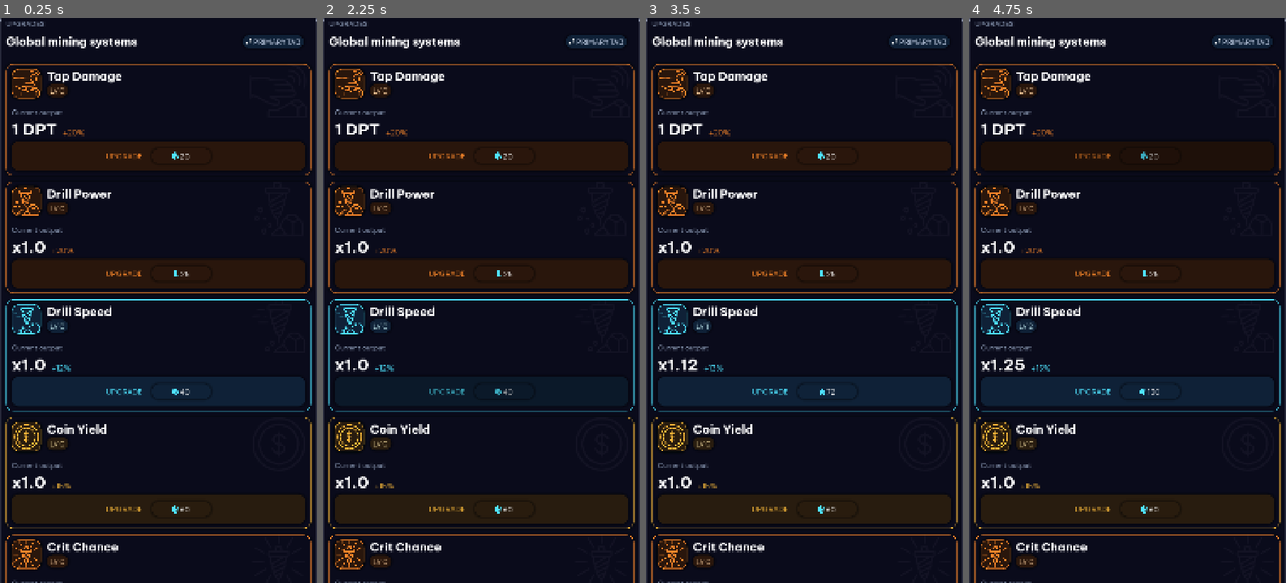
Above: before the commit, frames 1-4 (left to right).
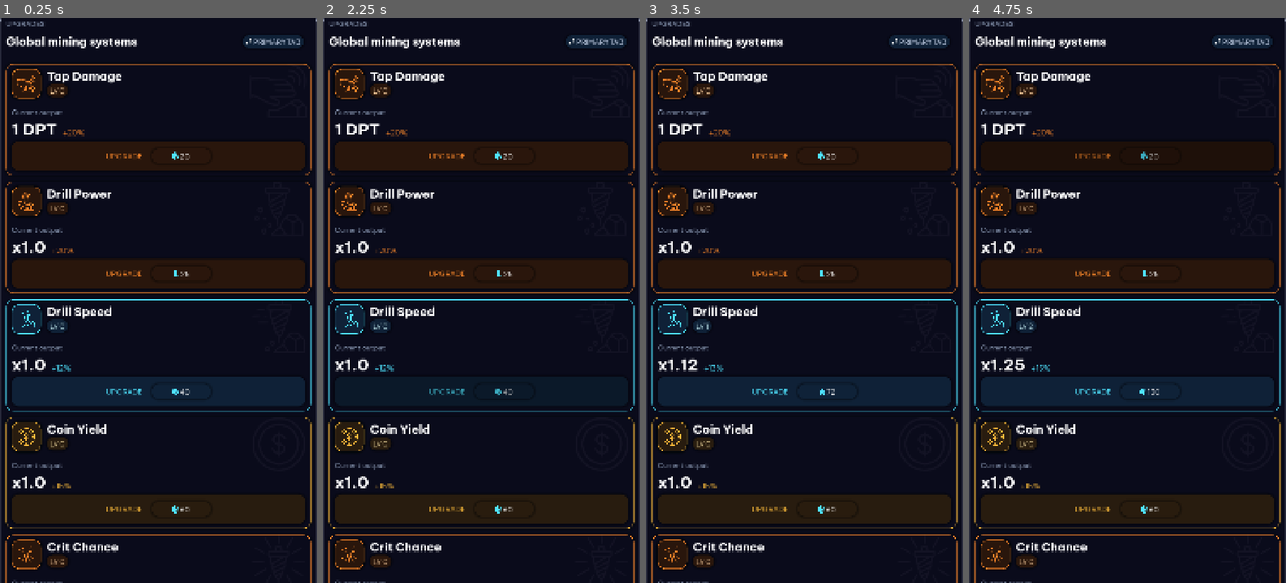
Above: after the commit, the same moments.

Repository: GogetaX/core-hopper
Game: Godot game, scene res://scenes/screens/progress/progress_screen.tscn
Two runs of this game, one before a commit and one after it. Both use one fixed random seed, a clock stepped at 60 frames per second and the inputs below. This scene is started directly instead of the project's main scene.
Inputs (mouse positions are in pixels of both pictures, inside the frame that each line leads up to):
- Up to frame 1 (0.25 s): no input
- Up to frame 2 (2.25 s): tap Enter at 0.5, 2 s; drag from (481, 153) to (513, 176) at 0.52 s; tap Space at 1.25 s; drag from (481, 272) to (465, 413) at 1.27 s; move the mouse to (481, 390) at 2.02 s; click (481, 390) at 2.17 s
- Up to frame 3 (3.5 s): tap Space at 2.75 s; drag from (804, 509) to (709, 215) at 2.77 s
- Up to frame 4 (4.75 s): tap Enter at 3.5 s; move the mouse to (1222, 385) at 3.52 s; click (1222, 385) at 3.67 s; tap Space at 4.25 s; drag from (1032, 215) to (1079, 159) at 4.27 s

The runs differ from the first frame. In frame 1, 0.6% of the frame differs, in the area x 4-13%, y 9-98%; in frame 2, 0.6%; in frame 3, 0.6%; in frame 4, 0.6%.

Commit message:
123

Diff:
--- a/autoload/Global.gd
+++ b/autoload/Global.gd
@@ -12,6 +12,8 @@
 var top_currency_node_coin = null
 var top_currency_node_energy = null
 var top_currency_node_crystal = null
+
+var progress_menu_show_tab = ""
 
 func CurrencyToIcon(currency_str:String):
 	match currency_str:
--- a/autoload/GlobalBossDB.gd
+++ b/autoload/GlobalBossDB.gd
@@ -230,3 +230,7 @@
 				next_depth = d
 
 	return next_depth
+
+func GetBossIcon(boss_id):
+	var boss_data = GlobalBossDb.GetBossDataByID(boss_id)
+	return load("res://data/boss_icons/"+boss_data.boss_icon+".tres")
--- a/autoload/GlobalDiggingProcess.gd
+++ b/autoload/GlobalDiggingProcess.gd
@@ -552,10 +552,7 @@
 
 func _HandleBossBlockFinished(finished_block: Dictionary) -> void:
 	var boss_id := str(finished_block.get("boss_id", ""))
-	var is_first_kill := false
-
-	if boss_id != "":
-		is_first_kill = !GlobalBossDb.HasBossBeenKilledByID(boss_id)
+	var boss_name := str(finished_block.get("name", boss_id))
 
 	var rewards = GlobalBossDb.OnBossKilled(finished_block)
 	if rewards.is_empty():
@@ -564,22 +561,24 @@
 	var final_coins := int(rewards.get("coins", 0))
 	if final_coins > 0:
 		final_coins = int(round(final_coins * GlobalStats.GetCoinYieldMultiplier()))
-		GlobalSave.AddCurrency("coins", final_coins)
-
-	if int(rewards.get("crystals", 0)) > 0:
-		GlobalSave.AddCurrency("crystals", int(rewards["crystals"]))
-
-	if int(rewards.get("energy", 0)) > 0:
-		GlobalSave.AddCurrency("energy", int(rewards["energy"]))
-
-	var bonus_relic_id := ""
-	if is_first_kill:
-		bonus_relic_id = _GrantFirstKillRandomRelic(boss_id)
-
-	if bonus_relic_id != "":
-		print("First kill relic bonus: ", boss_id, " -> ", bonus_relic_id)
-
-	GlobalSave.SyncSave()
+		rewards["coins"] = final_coins
+
+	var relic_ids: Array = []
+
+	# future-safe if you still want boss drop handling
+	# example: relic_ids.append_array(_RollBossRelics(rewards.get("drop_table", [])))
+
+	# optional first kill random relic bonus
+	if !GlobalBossDb.HasBossBeenKilledByID(boss_id):
+		var bonus_relic_id := GlobalRelicDb.GetRandomRelicID()
+		if bonus_relic_id != "":
+			relic_ids.append(bonus_relic_id)
+
+	rewards["relic_ids"] = relic_ids
+
+
+	var chest_data = GlobalRewardChest.MakeBossRewardChest(boss_id, boss_name, rewards)
+	GlobalRewardChest.AddChest(chest_data)
 
 func GetLaneCurrentBlockDisplayName(lane_index: int) -> String:
 	var block = GetLaneCurrentBlock(lane_index)
--- /dev/null
+++ b/autoload/GlobalRewardChest.gd
@@ -0,0 +1,118 @@
+extends Node
+
+func _EnsureSchema() -> void:
+	if !GlobalSave.save_data.has("reward_chests") or typeof(GlobalSave.save_data.reward_chests) != TYPE_DICTIONARY:
+		GlobalSave.save_data["reward_chests"] = {"queue": []}
+		return
+
+	if !GlobalSave.save_data.reward_chests.has("queue") or typeof(GlobalSave.save_data.reward_chests.queue) != TYPE_ARRAY:
+		GlobalSave.save_data.reward_chests["queue"] = []
+
+
+func MakeBossRewardChest(boss_id: String, boss_name: String, rewards: Dictionary) -> Dictionary:
+	return {
+		"chest_id": "boss_%s_%s" % [boss_id, str(Time.get_unix_time_from_system())],
+		"source_type": "boss",
+		"source_id": boss_id,
+		"source_name": boss_name,
+		"created_unix": Time.get_unix_time_from_system(),
+		"rewards": {
+			"coins": int(rewards.get("coins", 0)),
+			"crystals": int(rewards.get("crystals", 0)),
+			"energy": int(rewards.get("energy", 0)),
+			"relic_ids": rewards.get("relic_ids", []).duplicate(true)
+		}
+	}
+
+
+func AddChest(chest_data: Dictionary) -> void:
+	_EnsureSchema()
+	GlobalSave.save_data.reward_chests.queue.append(chest_data)
+	GlobalSave.SyncSave()
+
+
+func GetAllChests() -> Array:
+	_EnsureSchema()
+	return GlobalSave.save_data.reward_chests.queue
+
+
+func GetChestCount() -> int:
+	_EnsureSchema()
+	return GlobalSave.save_data.reward_chests.queue.size()
+
+
+func HasChests() -> bool:
+	return GetChestCount() > 0
+
+
+func OpenChest(index: int = 0) -> Dictionary:
+	_EnsureSchema()
+
+	if index < 0 or index >= GlobalSave.save_data.reward_chests.queue.size():
+		return {}
+
+	var chest: Dictionary = GlobalSave.save_data.reward_chests.queue[index]
+	GlobalSave.save_data.reward_chests.queue.remove_at(index)
+
+	var rewards: Dictionary = chest.get("rewards", {})
+
+	var coins := int(rewards.get("coins", 0))
+	var crystals := int(rewards.get("crystals", 0))
+	var energy := int(rewards.get("energy", 0))
+	var relic_ids: Array = rewards.get("relic_ids", [])
+
+	if coins > 0:
+		GlobalSave.AddCurrency("coins", coins)
+	if crystals > 0:
+		GlobalSave.AddCurrency("crystals", crystals)
+	if energy > 0:
+		GlobalSave.AddCurrency("energy", energy)
+
+	for relic_id_value in relic_ids:
+		var relic_id := str(relic_id_value)
+		if relic_id == "":
+			continue
+		if !GlobalRelicDb.HasRelicData(relic_id):
+			continue
+		GlobalRelicDb.AddOwnedRelic(relic_id, 1)
+
+	GlobalSave.SyncSave()
+	return chest
+
+
+func OpenAllChests() -> Array:
+	_EnsureSchema()
+
+	var opened: Array = []
+	while !GlobalSave.save_data.reward_chests.queue.is_empty():
+		var chest = OpenChest(0)
+		if chest.is_empty():
+			break
+		opened.append(chest)
+
+	return opened
+
+func _EnsureRewardChestSchema() -> void:
+	if !GlobalSave.save_data.has("reward_chests") or typeof(GlobalSave.save_data.reward_chests) != TYPE_DICTIONARY:
+		GlobalSave.save_data["reward_chests"] = {"queue": []}
+		return
+
+	if !GlobalSave.save_data.reward_chests.has("queue") or typeof(GlobalSave.save_data.reward_chests.queue) != TYPE_ARRAY:
+		GlobalSave.save_data.reward_chests["queue"] = []
+
+
+func AddRewardChest(chest_data: Dictionary) -> void:
+	_EnsureRewardChestSchema()
+
+	GlobalSave.save_data.reward_chests.queue.append(chest_data)
+	GlobalSave.SyncSave()
+
+
+func GetRewardChestQueue() -> Array:
+	_EnsureRewardChestSchema()
+	return GlobalSave.save_data.reward_chests.queue
+
+
+func GetRewardChestCount() -> int:
+	_EnsureRewardChestSchema()
+	return GlobalSave.save_data.reward_chests.queue.size()
--- a/autoload/GlobalSave.gd
+++ b/autoload/GlobalSave.gd
@@ -173,7 +173,10 @@
 			"owned" : {},
 			"dust": 18,
 			"unlocked_slots": 2
-		}
+	}
+	res["reward_chests"] = {
+		"queue": []
+	}
 	return res
 
 
--- a/project.godot
+++ b/project.godot
@@ -32,6 +32,7 @@
 GlobalBossDb="*uid://b54ndijbye8rc"
 GlobalDailyQuest="*uid://f1pknltsoi2r"
 GlobalRelicDb="*uid://krrnmsw78nt2"
+GlobalRewardChest="*uid://b8pr5ti500uf7"
 
 [display]
 
--- a/scenes/app/main_scene.gd
+++ b/scenes/app/main_scene.gd
@@ -7,7 +7,6 @@
 var last_opened_scene_str = ""
 
 func _ready() -> void:
-
 	GlobalSignals.OnTabBtnpressed.connect(OnBottomTabPressed)
 	GlobalSignals.OpenCloseSettingMenu.connect(OnSettingBtnPress)
 	GlobalSignals.OpenTabFromStr.connect(show_tab)
--- a/scenes/app/overlay_layer.gd
+++ b/scenes/app/overlay_layer.gd
@@ -39,6 +39,8 @@
 			new_screen = preload("res://scenes/popups/OfflineDropPopup.tscn")
 		"SHOW_RELIC_INV":
 			new_screen = preload("res://scenes/popups/RelicInvPopup.tscn")
+		"SHOW_CHESTS":
+			new_screen = preload("res://scenes/popups/ChestPopup.tscn")
 		_:
 			print_debug("unknown tab: ",tab_name)
 	current_screen = new_screen.instantiate()
--- /dev/null
+++ b/scenes/components/chest_reward.gd
@@ -0,0 +1,13 @@
+extends Control
+
+func InitItem(item_data):
+	print(item_data)
+	match item_data.source_type:
+		"boss":
+			$SmartPanel/HBox/VList/source_type.text = "BOSS"
+			$SmartPanel/HBox/Control/IconBG.panel_color = "PURPLE"
+			$SmartPanel/HBox/VList/HList/ClaimBtn.panel_color = "PURPLE"
+			$SmartPanel/HBox/VList/source_name.text = item_data.source_name
+			$SmartPanel/HBox/Control/IconBG.icon = GlobalBossDb.GetBossIcon(item_data.source_id)
+		_:
+			print_debug("Unknown source type: ",item_data.source_type)
--- /dev/null
+++ b/scenes/components/chest_reward.tscn
@@ -0,0 +1,80 @@
+[gd_scene format=3 uid="uid://2ftvvopgyw0e"]
+
+[ext_resource type="PackedScene" uid="uid://babuofulhomgc" path="res://scenes/components/smart_panel.tscn" id="1_5buij"]
+[ext_resource type="Script" uid="uid://lrregs6pio35" path="res://scenes/components/chest_reward.gd" id="1_hc4e1"]
+[ext_resource type="PackedScene" uid="uid://drlay20xc5ihb" path="res://scenes/components/icon_bg.tscn" id="2_hc4e1"]
+[ext_resource type="Texture2D" uid="uid://chfv57immwhak" path="res://data/boss_icons/boss_01_void_driller.tres" id="3_ndkmo"]
+[ext_resource type="PackedScene" uid="uid://c2s6fmv66183n" path="res://scenes/screens/progress/progress_hash_tag.tscn" id="4_5le8b"]
+[ext_resource type="PackedScene" uid="uid://njxlv6dxrlwj" path="res://scenes/screens/progress/smart_button_buy.tscn" id="5_vt8dr"]
+
+[node name="ChestReward" type="Control" unique_id=542781187]
+custom_minimum_size = Vector2(400, 200)
+layout_mode = 3
+anchors_preset = 0
+offset_right = 667.0
+offset_bottom = 200.0
+size_flags_horizontal = 3
+script = ExtResource("1_hc4e1")
+
+[node name="SmartPanel" parent="." unique_id=892379017 instance=ExtResource("1_5buij")]
+layout_mode = 1
+panel_color = "DISABLED"
+darken_bg = true
+
+[node name="HBox" type="HBoxContainer" parent="SmartPanel" unique_id=481088847]
+layout_mode = 1
+anchors_preset = -1
+anchor_right = 1.0
+anchor_bottom = 1.0
+offset_left = 20.0
+offset_top = 20.0
+offset_right = -20.0
+offset_bottom = -20.0
+grow_horizontal = 2
+grow_vertical = 2
+theme_override_constants/separation = 20
+
+[node name="Control" type="Control" parent="SmartPanel/HBox" unique_id=2007556985]
+custom_minimum_size = Vector2(150, 0)
+layout_mode = 2
+
+[node name="IconBG" parent="SmartPanel/HBox/Control" unique_id=1682398798 instance=ExtResource("2_hc4e1")]
+layout_mode = 1
+anchors_preset = 15
+anchor_right = 1.0
+anchor_bottom = 1.0
+grow_horizontal = 2
+grow_vertical = 2
+panel_type = "INSIDE_ONLY"
+icon = ExtResource("3_ndkmo")
+
+[node name="VList" type="VBoxContainer" parent="SmartPanel/HBox" unique_id=707647023]
+layout_mode = 2
+size_flags_horizontal = 3
+
+[node name="source_type" parent="SmartPanel/HBox/VList" unique_id=713365230 instance=ExtResource("4_5le8b")]
+self_modulate = Color(0.30980393, 0.89411765, 1, 1)
+layout_mode = 2
+text = "BOSS"
+hash_tag_color = "BLUE"
+no_bg = true
+
+[node name="source_name" parent="SmartPanel/HBox/VList" unique_id=1766046756 instance=ExtResource("4_5le8b")]
+self_modulate = Color(0.8627451, 0.9098039, 1, 1)
+layout_mode = 2
+text = "STONE TITAN"
+hash_tag_color = "WHITE"
+no_bg = true
+
+[node name="HList" type="HBoxContainer" parent="SmartPanel/HBox/VList" unique_id=1119057385]
+layout_mode = 2
+alignment = 2
+
+[node name="Control" type="Control" parent="SmartPanel/HBox/VList/HList" unique_id=770150412]
+layout_mode = 2
+size_flags_horizontal = 3
+
+[node name="ClaimBtn" parent="SmartPanel/HBox/VList/HList" unique_id=664760665 instance=ExtResource("5_vt8dr")]
+custom_minimum_size = Vector2(0, 60)
+layout_mode = 2
+buy_btn_title = "OPEN"
--- a/scenes/components/icon_bg.tscn
+++ b/scenes/components/icon_bg.tscn
@@ -2,7 +2,6 @@
 
 [ext_resource type="Script" uid="uid://c05c2amsoxcd0" path="res://scenes/components/icon_bg.gd" id="1_bhobo"]
 [ext_resource type="PackedScene" uid="uid://babuofulhomgc" path="res://scenes/components/smart_panel.tscn" id="1_fsg7g"]
-[ext_resource type="Texture2D" uid="uid://bg18vum2cai3c" path="res://art/icons/rocket.png" id="2_bhobo"]
 
 [node name="IconBG" type="Control" unique_id=1682398798]
 custom_minimum_size = Vector2(100, 100)
@@ -26,5 +25,5 @@
 offset_bottom = -20.0
 grow_horizontal = 2
 grow_vertical = 2
-texture = ExtResource("2_bhobo")
+expand_mode = 3
 stretch_mode = 5
--- a/scenes/components/smart_button.gd
+++ b/scenes/components/smart_button.gd
@@ -27,9 +27,12 @@
 	get:
 		return button_color
 
+var _notif_counter = 0
+
 func _ready() -> void:
 	$Panel/HBoxContainer/Label.text = btn_text
 	$Panel/HBoxContainer/TextureRect.texture = btn_icon
+	$SmallNotifCounter.visible = false
 	match button_color:
 		"BLUE_MARGIN":
 			$Panel.theme_type_variation = "PanelBlueBorder"
@@ -49,6 +52,14 @@
 		mouse_entered.connect(OnMouseEntered)
 		mouse_exited.connect(OnMouseExited)
 
+func SetNotifCounter(to_num:int):
+	_notif_counter = to_num
+	$SmallNotifCounter.notif_count = to_num
+	if to_num == 0:
+		$SmallNotifCounter.visible = false
+	else:
+		$SmallNotifCounter.visible = true
+
 func OnMouseExited():
 	var t = create_tween().set_ease(Tween.EASE_IN_OUT).set_trans(Tween.TRANS_LINEAR)
 	t.tween_property($Panel,"modulate",Color.WHITE,0.05)
--- a/scenes/components/smart_button.tscn
+++ b/scenes/components/smart_button.tscn
@@ -2,6 +2,7 @@
 
 [ext_resource type="Script" uid="uid://bu8eufb1cbn23" path="res://scenes/components/smart_button.gd" id="1_5lauu"]
 [ext_resource type="Texture2D" uid="uid://bg18vum2cai3c" path="res://art/icons/rocket.png" id="1_crr8x"]
+[ext_resource type="PackedScene" uid="uid://b8mon6416thj7" path="res://scenes/components/small_notif_counter.tscn" id="3_n6ow7"]
 
 [node name="SmartButton" type="Control" unique_id=664760665]
 custom_minimum_size = Vector2(0, 120)
@@ -55,3 +56,13 @@
 theme_type_variation = &"LabelButtonWhite"
 text = "Test "
 autowrap_mode = 2
+
+[node name="SmallNotifCounter" parent="." unique_id=1772552382 instance=ExtResource("3_n6ow7")]
+layout_mode = 1
+anchors_preset = 1
+anchor_left = 1.0
+anchor_right = 1.0
+offset_left = -30.0
+offset_right = 0.0
+offset_bottom = 30.0
+grow_horizontal = 0
--- /dev/null
+++ b/scenes/popups/ChestPopup.tscn
@@ -0,0 +1,103 @@
+[gd_scene format=3 uid="uid://btlewfqj1pc7p"]
+
+[ext_resource type="Script" uid="uid://bc4a5oiwe7ng0" path="res://scenes/popups/chest_popup.gd" id="1_g3as3"]
+[ext_resource type="PackedScene" uid="uid://babuofulhomgc" path="res://scenes/components/smart_panel.tscn" id="2_g3as3"]
+[ext_resource type="PackedScene" uid="uid://b2qghfcexq01t" path="res://scenes/components/icon_bg_circle.tscn" id="3_byn0b"]
+[ext_resource type="Texture2D" uid="uid://8d4xunnuoyea" path="res://art/icons/20_px/close_icon.png" id="4_apcm5"]
+[ext_resource type="PackedScene" uid="uid://2ftvvopgyw0e" path="res://scenes/components/chest_reward.tscn" id="4_o210y"]
+[ext_resource type="PackedScene" uid="uid://njxlv6dxrlwj" path="res://scenes/screens/progress/smart_button_buy.tscn" id="5_o210y"]
+
+[node name="ChestPopup" type="Control" unique_id=1294155484]
+layout_mode = 3
+anchors_preset = 15
+anchor_right = 1.0
+anchor_bottom = 1.0
+grow_horizontal = 2
+grow_vertical = 2
+pivot_offset_ratio = Vector2(0.5, 0.5)
+size_flags_horizontal = 3
+size_flags_vertical = 3
+mouse_filter = 2
+script = ExtResource("1_g3as3")
+
+[node name="SmartPanel" parent="." unique_id=892379017 instance=ExtResource("2_g3as3")]
+layout_mode = 1
+panel_type = "INSIDE_ONLY"
+panel_color = "GOLD"
+darken_bg = true
+
+[node name="ClosePopup" parent="SmartPanel" unique_id=1682398798 instance=ExtResource("3_byn0b")]
+layout_mode = 1
+anchors_preset = 1
+anchor_left = 1.0
+anchor_right = 1.0
+offset_left = -50.0
+offset_top = -50.0
+offset_right = 50.0
+offset_bottom = 50.0
+grow_horizontal = 0
+pivot_offset_ratio = Vector2(0.5, 0.5)
+panel_type = "INSIDE_ONLY"
+panel_color = "BLUE"
+icon = ExtResource("4_apcm5")
+as_button = true
+
+[node name="VBoxContainer" type="VBoxContainer" parent="SmartPanel" unique_id=274183451]
+layout_mode = 1
+anchors_preset = -1
+anchor_right = 1.0
+anchor_bottom = 1.0
+offset_left = 20.0
+offset_top = 20.0
+offset_right = -20.0
+offset_bottom = -20.0
+grow_horizontal = 2
+grow_vertical = 2
+mouse_filter = 2
+
+[node name="HList2" type="HBoxContainer" parent="SmartPanel/VBoxContainer" unique_id=61304949]
+layout_mode = 2
+mouse_filter = 2
+alignment = 1
+
+[node name="Label" type="Label" parent="SmartPanel/VBoxContainer/HList2" unique_id=2046432609]
+layout_mode = 2
+theme_type_variation = &"LabelTitle_White"
+text = "REWARD CHESTS"
+
+[node name="Label2" type="Label" parent="SmartPanel/VBoxContainer" unique_id=509960664]
+layout_mode = 2
+theme_type_variation = &"LabelGray"
+text = "UNDERGROUD SPOILS"
+horizontal_alignment = 1
+autowrap_mode = 2
+
+[node name="Control2" type="Control" parent="SmartPanel/VBoxContainer" unique_id=841437587]
+custom_minimum_size = Vector2(0, 20)
+layout_mode = 2
+mouse_filter = 2
+
+[node name="Scroll" type="ScrollContainer" parent="SmartPanel/VBoxContainer" unique_id=1945268617]
+layout_mode = 2
+size_flags_vertical = 3
+
+[node name="HList" type="VBoxContainer" parent="SmartPanel/VBoxContainer/Scroll" unique_id=1408259358]
+layout_mode = 2
+size_flags_horizontal = 3
+size_flags_vertical = 3
+theme_override_constants/separation = 20
+
+[node name="ChestReward" parent="SmartPanel/VBoxContainer/Scroll/HList" unique_id=542781187 instance=ExtResource("4_o210y")]
+layout_mode = 2
+
+[node name="OpenAllBtn" parent="SmartPanel/VBoxContainer" unique_id=506836531 instance=ExtResource("5_o210y")]
+layout_mode = 2
+buy_btn_title = "OPEN ALL"
+
+[node name="pendin_amount" type="Label" parent="SmartPanel/VBoxContainer" unique_id=1807867284]
+layout_mode = 2
+theme_type_variation = &"LabelGray"
+text = "4 PENDING REWARDS"
+horizontal_alignment = 1
+
+[connection signal="BtnPressed" from="SmartPanel/ClosePopup" to="." method="_on_close_popup_btn_pressed"]
--- /dev/null
+++ b/scenes/popups/chest_popup.gd
@@ -0,0 +1,23 @@
+extends Control
+
+@onready var chest_item = preload("res://scenes/components/chest_reward.tscn")
+@onready var chest_list = $SmartPanel/VBoxContainer/Scroll/HList
+
+func _ready() -> void:
+	ShowChests()
+
+func ShowChests():
+	#Remove all other chests
+	for x in chest_list.get_children():
+		x.queue_free()
+	#Add Chests based on GlobalRewardChests
+	var reward_queue = GlobalRewardChest.GetRewardChestQueue()
+	for x in reward_queue:
+		var c = chest_item.instantiate()
+		c.InitItem(x)
+		chest_list.add_child(c)
+
+	#Pending amount
+	$SmartPanel/VBoxContainer/pendin_amount.text = str(GlobalRewardChest.GetRewardChestCount()).pad_decimals(0)+" PENDING REWARDS"
+func _on_close_popup_btn_pressed() -> void:
+	GlobalSignals.CloseCurPopup.emit()
--- a/scenes/screens/dig/dig_screen.gd
+++ b/scenes/screens/dig/dig_screen.gd
@@ -101,3 +101,12 @@
 	# $BossBanner.show()
 	# $BossBanner/NameLabel.text = str(boss_block.get("name", "Boss"))
 	# $BossBanner/DepthLabel.text = str(boss_block.get("depth", 0)) + "m"
+
+
+func _on_view_quests_btn_btn_pressed() -> void:
+	Global.progress_menu_show_tab = "QUESTS"
+	GlobalSignals.OpenTabFromStr.emit("PROGRESS")
+
+
+func _on_show_chests_btn_btn_pressed() -> void:
+	GlobalSignals.ShowPopup.emit("SHOW_CHESTS",{})
--- a/scenes/screens/dig/dig_screen.tscn
+++ b/scenes/screens/dig/dig_screen.tscn
@@ -19,6 +19,7 @@
 [ext_resource type="PackedScene" uid="uid://x5j6celmf4at" path="res://scenes/screens/dig/current_daily_task.tscn" id="16_nk4bl"]
 [ext_resource type="PackedScene" uid="uid://bjyvsqllfsb14" path="res://scenes/screens/dig/milestone_panel.tscn" id="16_wjarc"]
 [ext_resource type="Script" uid="uid://bg68ksebamcji" path="res://scenes/screens/merge/drag_drop_handler.gd" id="19_ddijn"]
+[ext_resource type="PackedScene" uid="uid://duvnpggfd3idr" path="res://scenes/screens/dig/notif_for_chests.tscn" id="19_ga47w"]
 
 [node name="DigScreen" type="VBoxContainer" unique_id=594767936]
 anchors_preset = 15
@@ -678,12 +679,14 @@
 layout_mode = 2
 btn_text = "Watch Ad"
 
-[node name="SmartButton2" parent="HList5" unique_id=258191787 instance=ExtResource("2_8q4ji")]
+[node name="ShowChestsBtn" parent="HList5" unique_id=258191787 instance=ExtResource("2_8q4ji")]
 layout_mode = 2
 btn_text = "Open chest"
 button_color = "PURPLE_MARGIN"
 
-[node name="SmartButton3" parent="HList5" unique_id=66758420 instance=ExtResource("2_8q4ji")]
+[node name="NotifForChests" parent="HList5/ShowChestsBtn" unique_id=607369676 instance=ExtResource("19_ga47w")]
+
+[node name="ViewQuestsBtn" parent="HList5" unique_id=66758420 instance=ExtResource("2_8q4ji")]
 layout_mode = 2
 btn_text = "View quests"
 button_color = "WHITE_MARGIN"
@@ -697,3 +700,5 @@
 
 [connection signal="timeout" from="HList3/IncomePanel/VList/income_ps/incone_counter" to="HList3/IncomePanel/VList/income_ps" method="_on_incone_counter_timeout"]
 [connection signal="BtnPressed" from="HList5/WatchAdBtn" to="." method="_on_watch_ad_btn_btn_pressed"]
+[connection signal="BtnPressed" from="HList5/ShowChestsBtn" to="." method="_on_show_chests_btn_btn_pressed"]
+[connection signal="BtnPressed" from="HList5/ViewQuestsBtn" to="." method="_on_view_quests_btn_btn_pressed"]
--- /dev/null
+++ b/scenes/screens/dig/notif_for_chests.gd
@@ -0,0 +1,12 @@
+extends Node
+
+func _ready() -> void:
+	GlobalSignals.DataSaved.connect(SyncData)
+	get_parent().ready.connect(OnParentReady)
+
+func OnParentReady():
+	SyncData()
+
+func SyncData():
+	var reward_count = GlobalRewardChest.GetChestCount()
+	get_parent().SetNotifCounter(reward_count)
--- /dev/null
+++ b/scenes/screens/dig/notif_for_chests.tscn
@@ -0,0 +1,6 @@
+[gd_scene format=3 uid="uid://duvnpggfd3idr"]
+
+[ext_resource type="Script" uid="uid://ccywk7kso3xia" path="res://scenes/screens/dig/notif_for_chests.gd" id="1_fmm3s"]
+
+[node name="NotifForChests" type="Node" unique_id=607369676]
+script = ExtResource("1_fmm3s")
--- a/scenes/screens/progress/progress_screen.gd
+++ b/scenes/screens/progress/progress_screen.gd
@@ -14,7 +14,19 @@
 	HideAllMenus()
 	TriggerDefaultSelectedTab()
 	InitUpgradeSkillList()
-
+	ShowDifferentTab()
+
+func ShowDifferentTab():
+	if Global.progress_menu_show_tab == "":
+		return
+	match Global.progress_menu_show_tab:
+		"QUESTS":
+			$ProgressTopPanel/VList/Tabs/TabList/TAB_Upgrades.AnimateUnSelected()
+			$ProgressTopPanel/VList/Tabs/TabList/TAB_Quests.AnimateSelected()
+			_on_tab_quests_on_pressed()
+		_:
+			print_debug("Unknown Global.progress_menu_show_tab: ",Global.progress_menu_show_tab)
+	Global.progress_menu_show_tab = ""
 func SyncData():
 	if $Menu_Relics.visible:
 		_on_tab_relics_on_pressed()
Not shown, added: autoload/GlobalRewardChest.gd.uid
Not shown, added: scenes/components/chest_reward.gd.uid
Not shown, added: scenes/popups/chest_popup.gd.uid
Not shown, added: scenes/screens/dig/notif_for_chests.gd.uid
